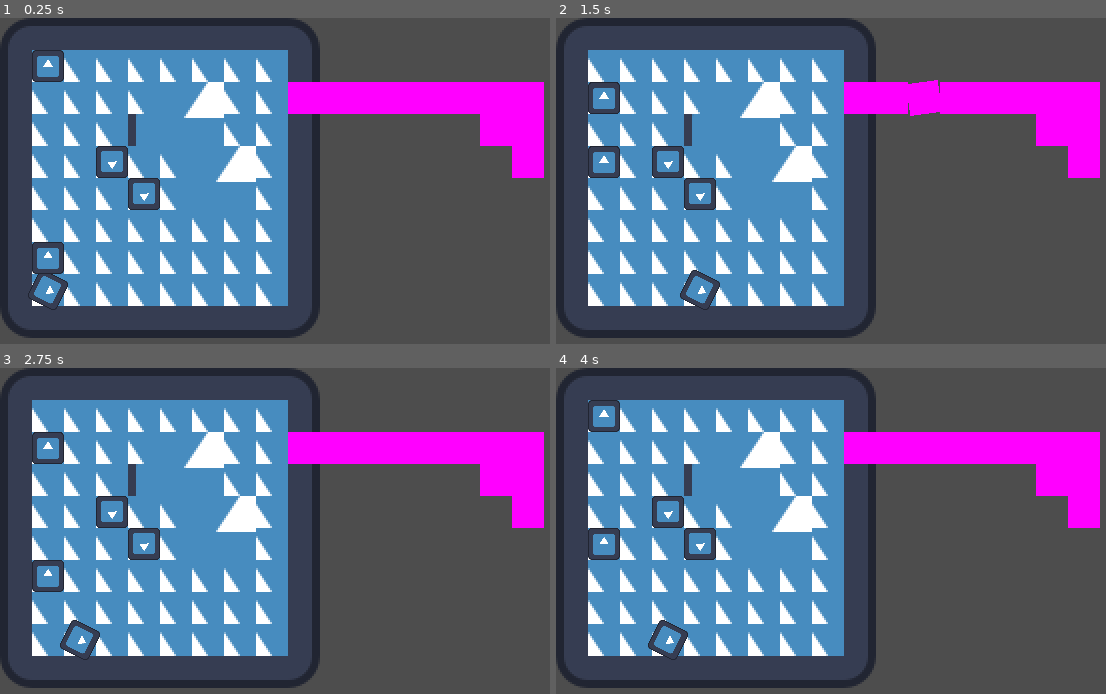
Above: before the commit, frames 1-4 (two rows, left to right).
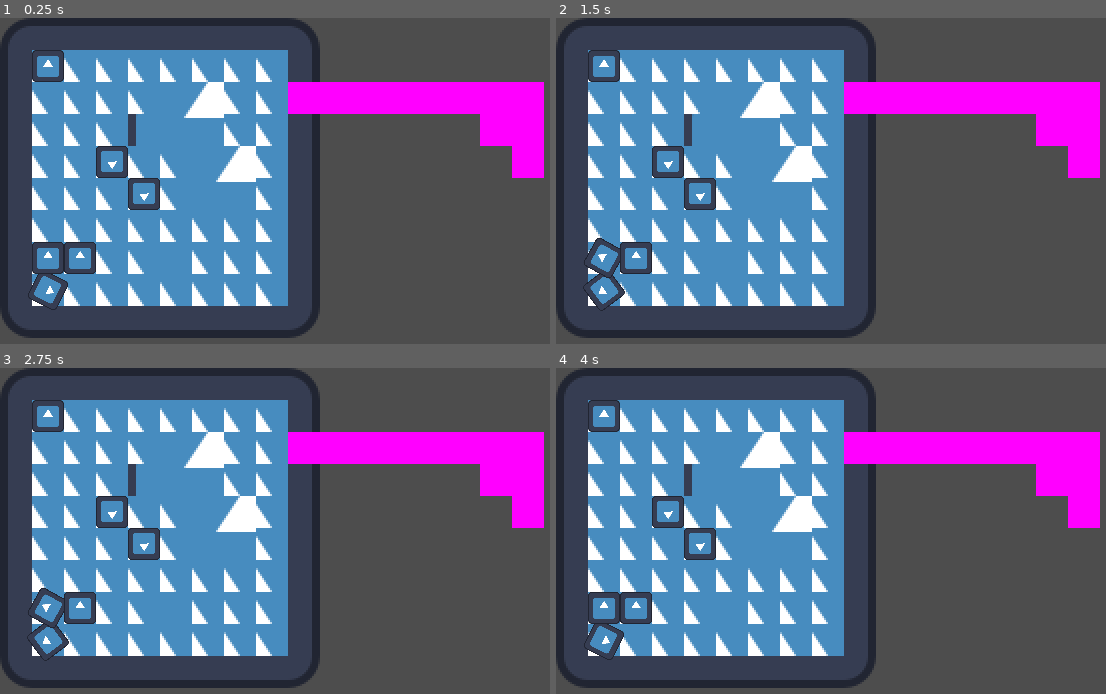
Above: after the commit, the same moments.

Repository: EricZhou-Krey/dino_die
Game: Godot game, scene res://scenes/example_level.tscn
Two runs of this game, one before a commit and one after it. Both use one fixed random seed, a clock stepped at 60 frames per second and the inputs below. The engine's default icon, where the game draws it, is replaced by a stand-in: a white triangle on a blue panel in a dark square.
Inputs:
- Up to frame 1 (0.25 s): no input
- Up to frame 2 (1.5 s): tap Enter at 0.5 s; hold D (right) 0.53-1.28 s; hold R (undo) 0.53-1.28 s; tap Space (wait) at 1.25 s; hold S (down) from 1.28 s (still down); tap E (burn) at 1.35 s
- Up to frame 3 (2.75 s): tap R (undo) at 1.55 s; tap Enter at 2 s; release S (down) at 2.03 s; hold D (right) from 2.03 s (still down); hold R (undo) from 2.03 s (still down)
- Up to frame 4 (4 s): tap Space (wait) at 2.75, 2.85 s; release D (right) at 2.78 s; release R (undo) at 2.78 s; hold W (up) 2.78-3.53 s; tap R (undo) at 3.05 s; tap Enter at 3.5 s; hold A (left) from 3.53 s (still down); hold R (undo) from 3.53 s (still down)

The runs differ from the first frame. In frame 1, 0.5% of the frame differs, in the area x 11-32%, y 68-79%; in frame 2, 2.6%, in the area x 4-70%, y 9-90%; in frame 3, 2.4%; in frame 4, 1.9%.

Commit message:
new scence?

Diff:
--- a/assets/placeholder_tileset.tres
+++ b/assets/placeholder_tileset.tres
@@ -14,97 +14,51 @@
 7:0/0 = 0
 0:1/0 = 0
 1:1/0 = 0
-1:1/0/custom_data_0 = true
 2:1/0 = 0
-2:1/0/custom_data_0 = true
 3:1/0 = 0
-3:1/0/custom_data_0 = true
 4:1/0 = 0
-4:1/0/custom_data_0 = true
 5:1/0 = 0
-5:1/0/custom_data_0 = true
 6:1/0 = 0
-6:1/0/custom_data_0 = true
 7:1/0 = 0
 0:2/0 = 0
 1:2/0 = 0
-1:2/0/custom_data_0 = true
-1:2/0/custom_data_1 = 1
-1:2/0/custom_data_2 = Vector2i(1, 0)
 2:2/0 = 0
-2:2/0/custom_data_0 = true
 3:2/0 = 0
-3:2/0/custom_data_0 = true
 4:2/0 = 0
-4:2/0/custom_data_0 = true
 5:2/0 = 0
-5:2/0/custom_data_0 = true
 6:2/0 = 0
-6:2/0/custom_data_0 = true
 7:2/0 = 0
 0:3/0 = 0
 1:3/0 = 0
-1:3/0/custom_data_0 = true
 2:3/0 = 0
-2:3/0/custom_data_0 = true
-2:3/0/custom_data_1 = 2
 3:3/0 = 0
-3:3/0/custom_data_0 = true
-3:3/0/custom_data_1 = 2
 4:3/0 = 0
-4:3/0/custom_data_0 = true
-4:3/0/custom_data_1 = 2
 5:3/0 = 0
-5:3/0/custom_data_0 = true
-5:3/0/custom_data_1 = 2
 6:3/0 = 0
-6:3/0/custom_data_0 = true
 7:3/0 = 0
 0:4/0 = 0
 1:4/0 = 0
-1:4/0/custom_data_0 = true
 2:4/0 = 0
-2:4/0/custom_data_0 = true
-2:4/0/custom_data_1 = 2
 3:4/0 = 0
-3:4/0/custom_data_0 = true
-3:4/0/custom_data_1 = 2
 4:4/0 = 0
-4:4/0/custom_data_0 = true
-4:4/0/custom_data_1 = 2
 5:4/0 = 0
-5:4/0/custom_data_0 = true
-5:4/0/custom_data_1 = 2
 6:4/0 = 0
-6:4/0/custom_data_0 = true
 7:4/0 = 0
 0:5/0 = 0
 1:5/0 = 0
-1:5/0/custom_data_0 = true
 2:5/0 = 0
-2:5/0/custom_data_0 = true
 3:5/0 = 0
-3:5/0/custom_data_0 = true
 4:5/0 = 0
-4:5/0/custom_data_0 = true
 5:5/0 = 0
-5:5/0/custom_data_0 = true
 6:5/0 = 0
-6:5/0/custom_data_0 = true
 7:5/0 = 0
 0:6/0 = 0
 1:6/0 = 0
-1:6/0/custom_data_0 = true
 2:6/0 = 0
-2:6/0/custom_data_0 = true
 3:6/0 = 0
-3:6/0/custom_data_0 = true
 4:6/0 = 0
-4:6/0/custom_data_0 = true
 5:6/0 = 0
-5:6/0/custom_data_0 = true
 6:6/0 = 0
-6:6/0/custom_data_0 = true
 7:6/0 = 0
 0:7/0 = 0
 1:7/0 = 0
--- a/scenes/example_level.tscn
+++ b/scenes/example_level.tscn
@@ -15,7 +15,7 @@
 [node name="LevelGrid" type="TileMap" parent="."]
 tile_set = ExtResource("1_l1nh8")
 format = 2
-layer_0/tile_data = PackedInt32Array(131075, 262146, 2, 1310 …(1143 unchanged characters)… , 262146, 2, 458756, 262146, 2, 458757, 262146, 2, 458758, 262146, 2, 458759, 262146, 2,  …(525 unchanged characters)…
+layer_0/tile_data = PackedInt32Array(131075, 262146, 2, 1310 …(1143 unchanged characters)… , 262146, 2, 458756, 262146, 2, 458757, 196610, 5, 458758, 262146, 2, 458759, 262146, 2,  …(525 unchanged characters)…
 script = ExtResource("2_st301")
 
 [node name="Player" type="Node2D" parent="."]
@@ -148,3 +148,13 @@
 [node name="Sprite2D" type="Sprite2D" parent="Dino2"]
 scale = Vector2(0.125, 0.125)
 texture = ExtResource("2_16hhj")
+
+[node name="Dino3" type="Node2D" parent="."]
+position = Vector2(40, 120)
+script = ExtResource("7_2yi40")
+facing_direction = Vector2i(0, 0)
+target = true
+
+[node name="Sprite2D" type="Sprite2D" parent="Dino3"]
+scale = Vector2(0.125, 0.125)
+texture = ExtResource("2_16hhj")
--- a/scripts/entity/dino.gd
+++ b/scripts/entity/dino.gd
@@ -2,10 +2,12 @@
 class_name Dino
 
 @export var facing_direction: Vector2i = Vector2i.RIGHT
+@export var target = false
 var eat_directions = [Vector2i.UP, Vector2i.DOWN, Vector2i.LEFT, Vector2i.RIGHT]
 
 func _ready():
 	super._ready()
+	transparent = true
 	_set_facing_direction(facing_direction)
 	state["facing_direction"] = facing_direction
 
--- a/scripts/entity/player.gd
+++ b/scripts/entity/player.gd
@@ -36,3 +36,16 @@
 
 	if event.is_action_pressed("undo"):
 		levelgrid.revert()
+
+func _update():
+	super._update()
+	var current_tile = levelgrid.local_to_map(global_position)
+	var tile_data = levelgrid.get_cell_tile_data(0, current_tile)
+	if tile_data.get_custom_data("win_tile"):
+		var won = true
+		var parent = get_parent()
+		for entity in parent.get_children():
+			if entity is Dino and entity.target:
+				won = false
+		if won:
+			print("win")
--- a/scripts/entity/rock.gd
+++ b/scripts/entity/rock.gd
@@ -1,2 +1,15 @@
 extends GridLiver
 class_name Rock
+
+func _ready():
+	super._ready()
+	pushable_uphill = false
+
+func _update():
+	var current_tile = levelgrid.local_to_map(global_position)
+	var entities = levelgrid.get_entities_at_tile(current_tile)
+	for entity in entities:
+		if entity is Dino:
+			get_parent().remove_child(entity)
+			print("removed", entity)
+	super._update()
--- a/scripts/grid_liver.gd
+++ b/scripts/grid_liver.gd
@@ -6,6 +6,7 @@
 @export var height = 0
 
 var transparent: bool = false
+var pushable_uphill: bool = true
 signal updated(this: GridLiver, state: Dictionary)
 
 var state = {}
@@ -53,13 +54,16 @@
 	var tile_height = tile_data.get_custom_data("height")
 
 	if tile_height != height:
-		var from_tile = levelgrid.get_cell_tile_data(0, current_tile)
-		var slope_from = from_tile.get_custom_data("slope_direction")
-		var slope_to = tile_data.get_custom_data("slope_direction")
-		if height + 1 == tile_height and (slope_to == direction or slope_from == direction):
-			height += 1
-		elif height - 1 == tile_height and (slope_to == -direction or slope_from == -direction):
-			height -= 1
+		if pushable_uphill:
+			var from_tile = levelgrid.get_cell_tile_data(0, current_tile)
+			var slope_from = from_tile.get_custom_data("slope_direction")
+			var slope_to = tile_data.get_custom_data("slope_direction")
+			if height + 1 == tile_height and (slope_to == direction or slope_from == direction):
+				height += 1
+			elif height - 1 == tile_height and (slope_to == -direction or slope_from == -direction):
+				height -= 1
+			else:
+				return false
 		else:
 			return false
 
@@ -70,11 +74,11 @@
 		for entity_behind_target in entities_behind_target:
 			if levelgrid.unreachable(entity_behind_target.height, entity_at_target.height): continue
 			if entity_behind_target != null and not entity_behind_target.transparent and not entity_at_target.transparent:
-				print(entities_at_target, entities_behind_target)
 				return false
 
-		if not(entity_at_target.move(direction)):
-			return false
+		if not(entity_at_target.transparent):
+			if not(entity_at_target.move(direction)):
+				return false
 
 	levelgrid.remove_entity_at_tile(current_tile, self)
 	levelgrid.add_entity_at_tile(target_tile, self)
--- a/scripts/level_grid.gd
+++ b/scripts/level_grid.gd
@@ -31,7 +31,9 @@
 	if len(entity_history) < 1: return
 	var previous_states = entity_history.pop_back()
 	for entity in previous_states:
-		# check if entity exists if it does not then create it beofre setting state
+		var parent = get_parent()
+		if not(entity in parent.get_children()):
+			parent.add_child(entity)
 		entity.set_state(previous_states[entity])
 	entity_time -= 1
 
